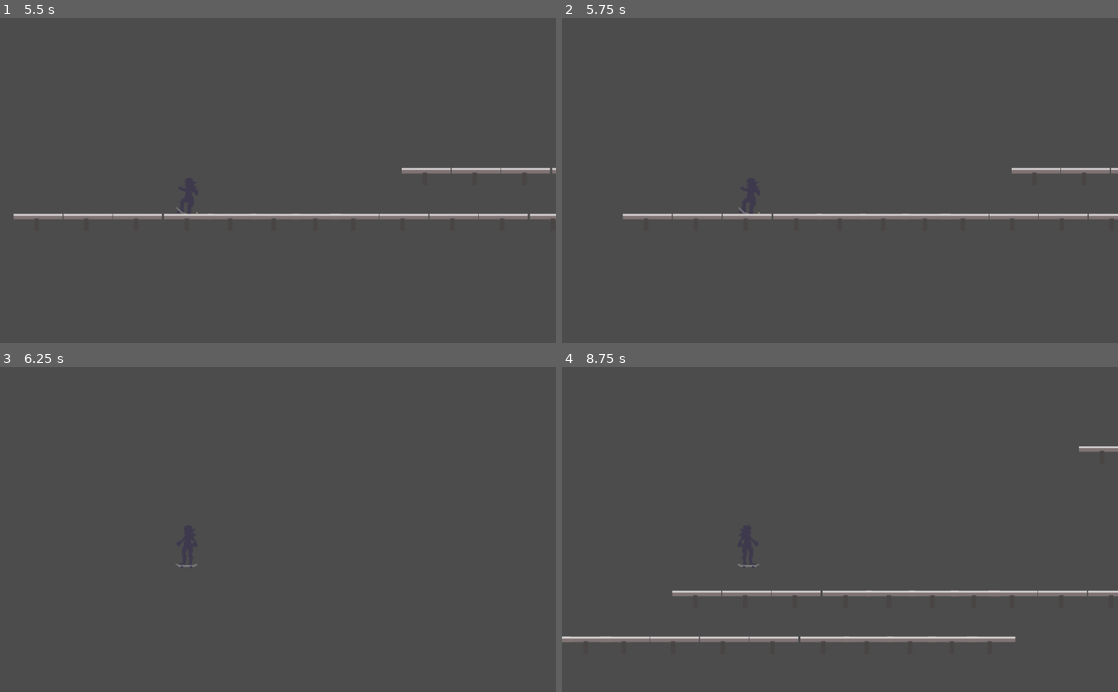
Above: before the commit, frames 1-4 (two rows, left to right).
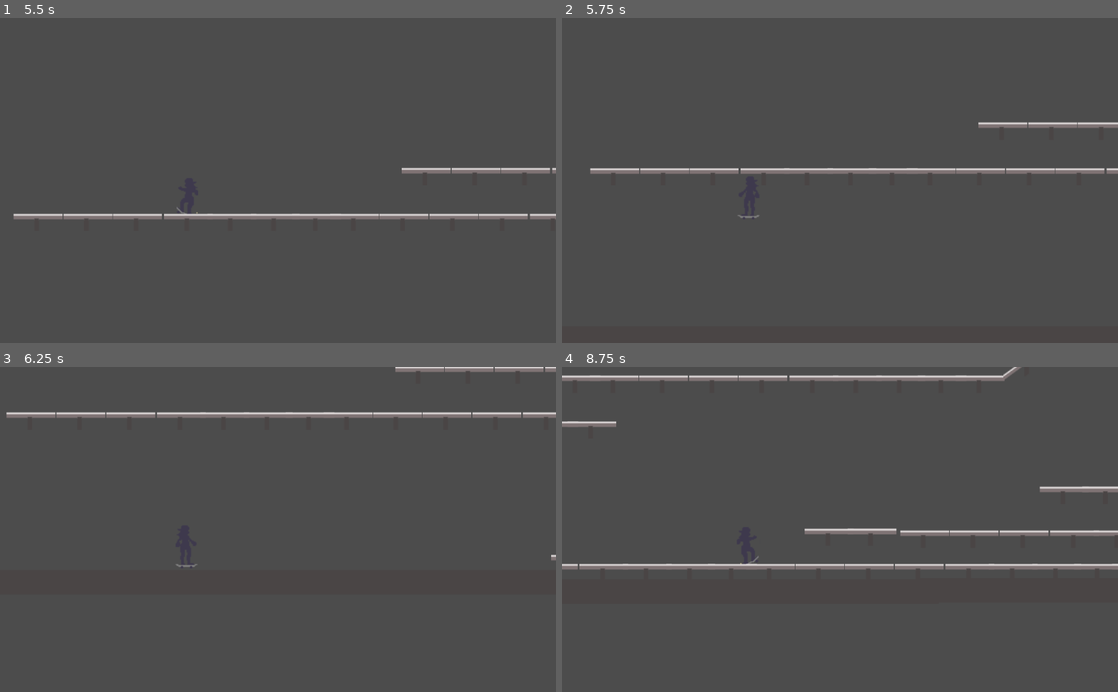
Above: after the commit, the same moments.

Repository: punchcafe/girls-on-wheels-godot
Game: Godot game, scene res://GameDemo.tscn
Two runs of this game, one before a commit and one after it. Both use one fixed random seed, a clock stepped at 60 frames per second and the inputs below.
Inputs:
- Up to frame 1 (5.5 s): hold Space (ollie_button) 0.53-1.28 s; hold Right (ui_right) 0.53-2.03 s; tap Enter at 1.25 s; tap Space (ollie_button) at 1.35, 2.85, 4.35 s; hold Space (ollie_button) 2.03-2.78 s; hold Left (ui_left) 2.03-4.28 s; hold Space (ollie_button) 3.53-4.28 s; hold Right (ui_right) from 4.28 s (still down); hold Space (ollie_button) from 5.03 s (still down)
- Up to frame 2 (5.75 s): keep holding Right (ui_right); keep holding Space (ollie_button)
- Up to frame 3 (6.25 s): keep holding Right (ui_right); release Space (ollie_button) at 5.78 s; tap Space (ollie_button) at 5.85 s
- Up to frame 4 (8.75 s): tap Space (ollie_button) at 6.5, 7.35 s; hold Space (ollie_button) 6.53-7.28 s; release Right (ui_right) at 8.03 s; hold Left (ui_left) from 8.03 s (still down); hold Space (ollie_button) from 8.03 s (still down)

Frame 1 is identical in both runs. In frame 2, 3.3% of the frame differs, in the area x 5-100%, y 32-62%; in frame 3, 2.1%; in frame 4, 7.5%, in the area x 0-100%, y 0-85%.

Commit message:
:recycle: refactor project tree structure

Diff:
--- a/GameDemo.tscn
+++ b/GameDemo.tscn
@@ -1,9 +1,9 @@
 [gd_scene load_steps=5 format=2]
 
-[ext_resource path="res://Floor.tscn" type="PackedScene" id=1]
+[ext_resource path="res://scenes/Floor.tscn" type="PackedScene" id=1]
 [ext_resource path="res://Skater.tscn" type="PackedScene" id=2]
-[ext_resource path="res://Rail.tscn" type="PackedScene" id=3]
-[ext_resource path="res://RailFourtyFive.tscn" type="PackedScene" id=4]
+[ext_resource path="res://scenes/Rail.tscn" type="PackedScene" id=3]
+[ext_resource path="res://scenes/RailFourtyFive.tscn" type="PackedScene" id=4]
 
 [node name="Node2D" type="Node2D"]
 
--- a/Skater.tscn
+++ b/Skater.tscn
@@ -1,14 +1,14 @@
 [gd_scene load_steps=20 format=2]
 
-[ext_resource path="res://skater_sprite_sheet.png" type="Texture" id=1]
-[ext_resource path="res://SkaterScript.gd" type="Script" id=2]
+[ext_resource path="res://sprites/skater_sprite_sheet.png" type="Texture" id=1]
+[ext_resource path="res://scripts/skater/SkaterScript.gd" type="Script" id=2]
 [ext_resource path="res://Camera2D.gd" type="Script" id=3]
-[ext_resource path="res://MovementStrategyManager.gd" type="Script" id=4]
-[ext_resource path="res://skate_movement_strategy.gd" type="Script" id=5]
-[ext_resource path="res://grind_movement_strategy.gd" type="Script" id=6]
-[ext_resource path="res://run_movement_strategy.gd" type="Script" id=7]
-[ext_resource path="res://StateManager.gd" type="Script" id=8]
-[ext_resource path="res://wall_hang_movement_strategy.gd" type="Script" id=9]
+[ext_resource path="res://scripts/skater/MovementStrategyManager.gd" type="Script" id=4]
+[ext_resource path="res://scripts/skater/movement_strategies/skate_movement_strategy.gd" type="Script" id=5]
+[ext_resource path="res://scripts/skater/movement_strategies/grind_movement_strategy.gd" type="Script" id=6]
+[ext_resource path="res://scripts/skater/movement_strategies/run_movement_strategy.gd" type="Script" id=7]
+[ext_resource path="res://scripts/skater/StateManager.gd" type="Script" id=8]
+[ext_resource path="res://scripts/skater/movement_strategies/wall_hang_movement_strategy.gd" type="Script" id=9]
 
 [sub_resource type="RectangleShape2D" id=1]
 extents = Vector2( 16.9423, 2.79077 )
--- a/project.godot
+++ b/project.godot
@@ -17,7 +17,7 @@
 
 config/name="Girls-on-wheels"
 run/main_scene="res://GameDemo.tscn"
-config/icon="res://icon.png"
+config/icon="res://sprites/icon.png"
 
 [input]
 
--- /dev/null
+++ b/scenes/Floor.tscn
@@ -0,0 +1,18 @@
+[gd_scene load_steps=3 format=2]
+
+[ext_resource path="res://sprites/floor.png" type="Texture" id=1]
+
+
+[sub_resource type="RectangleShape2D" id=1]
+extents = Vector2( 370.794, 12.5317 )
+
+[node name="Floor" type="KinematicBody2D"]
+
+[node name="floor" type="Sprite" parent="."]
+position = Vector2( -0.164032, 2.45139 )
+scale = Vector2( 13.6662, 1 )
+texture = ExtResource( 1 )
+
+[node name="CollisionShape2D" type="CollisionShape2D" parent="."]
+position = Vector2( 0.247498, 1.99658 )
+shape = SubResource( 1 )
--- /dev/null
+++ b/scenes/Rail.tscn
@@ -0,0 +1,23 @@
+[gd_scene load_steps=4 format=2]
+
+[ext_resource path="res://sprites/rail_sprite.png" type="Texture" id=1]
+[ext_resource path="res://scripts/rail/rail_script.gd" type="Script" id=2]
+
+
+
+
+[sub_resource type="RectangleShape2D" id=1]
+extents = Vector2( 27.0031, 2.84275 )
+
+[node name="Rail" type="Area2D"]
+script = ExtResource( 2 )
+
+[node name="CollisionShape2D" type="CollisionShape2D" parent="."]
+position = Vector2( 27.4285, 2.30356 )
+shape = SubResource( 1 )
+
+[node name="rail_sprite" type="Sprite" parent="."]
+position = Vector2( 27.7834, 4.91823 )
+texture = ExtResource( 1 )
+[connection signal="body_entered" from="." to="." method="_on_Rail_body_entered"]
+[connection signal="body_shape_exited" from="." to="." method="_on_Rail_body_shape_exited"]
--- /dev/null
+++ b/scenes/RailFourtyFive.tscn
@@ -0,0 +1,24 @@
+[gd_scene load_steps=4 format=2]
+
+[ext_resource path="res://scripts/rail/fourty_five_degree_rail.gd" type="Script" id=1]
+[ext_resource path="res://sprites/rail_sprite_45.png" type="Texture" id=2]
+
+
+
+[sub_resource type="RectangleShape2D" id=1]
+extents = Vector2( 27.0031, 2.94859 )
+
+[node name="Rail" type="Area2D"]
+script = ExtResource( 1 )
+
+[node name="CollisionShape2D" type="CollisionShape2D" parent="."]
+position = Vector2( 26.6934, 21.1685 )
+rotation = -0.6353
+scale = Vector2( 1.313, 0.939 )
+shape = SubResource( 1 )
+
+[node name="rail_sprite_45" type="Sprite" parent="."]
+position = Vector2( 27.4751, 24.5639 )
+texture = ExtResource( 2 )
+[connection signal="body_entered" from="." to="." method="_on_Rail_body_entered"]
+[connection signal="body_shape_exited" from="." to="." method="_on_Rail_body_shape_exited"]
--- /dev/null
+++ b/scripts/rail/fourty_five_degree_rail.gd
@@ -0,0 +1,17 @@
+extends "res://scripts/rail/rail_script.gd"
+
+
+# Declare member variables here. Examples:
+# var a = 2
+# var b = "text"
+
+
+# Called when the node enters the scene tree for the first time.
+func _ready():
+	_rail_angle = Vector2(1, -1)
+	pass # Replace with function body.
+
+
+# Called every frame. 'delta' is the elapsed time since the previous frame.
+#func _process(delta):
+#	pass
--- /dev/null
+++ b/scripts/rail/rail_script.gd
@@ -0,0 +1,26 @@
+extends Area2D
+
+
+var _rail_angle = Vector2(2, 0)
+
+func get_rail_angle():
+	return self._rail_angle
+
+# Called when the node enters the scene tree for the first time.
+func _ready():
+	pass # Replace with function body.
+
+
+# Called every frame. 'delta' is the elapsed time since the previous frame.
+#func _process(delta):
+#	pass
+
+
+func _on_Rail_body_entered(body):
+	if Input.is_action_pressed("ollie_button"):
+		body._state_manager.grind_on_rail(self)
+
+
+func _on_Rail_body_shape_exited(body_id, body, body_shape, area_shape):
+	print("bye!")
+	body._state_manager.release_grind_on_rail(self)
--- /dev/null
+++ b/scripts/skater/MovementStrategyManager.gd
@@ -0,0 +1,27 @@
+extends Node
+
+const SkaterStates = preload("res://scripts/skater/SkaterStates.gd")
+
+var strategies_by_status = {}
+# Declare member variables here. Examples:
+# var a = 2
+# var b = "text"
+
+func is_crouched() -> bool:
+	return strategies_by_status[SkaterStates.SKATING]._crouched
+
+
+# Called when the node enters the scene tree for the first time.
+func _ready():
+	# TODO: make it get applicable statuses to allow multiple animations off the same movement strategy
+	for child in get_children():
+		strategies_by_status[child.get_applicable_status()] = child
+	print(strategies_by_status)
+	pass # Replace with function body.
+
+func get_strategy_for_status(status):
+	return strategies_by_status[status]
+
+# Called every frame. 'delta' is the elapsed time since the previous frame.
+#func _process(delta):
+#	pass
--- /dev/null
+++ b/scripts/skater/SkaterScript.gd
@@ -0,0 +1,71 @@
+extends KinematicBody2D
+
+const SkaterStates = preload("res://scripts/skater/SkaterStates.gd")
+
+var grindVelocityMagnitude := 0
+var run = false
+# TODO: make private and make access abstracted
+var grindingRail = null
+var regularVelocity := Vector2(0,0)
+var camera : Camera2D
+
+# Manager instances
+
+var movementStrategyManager
+var _state_manager
+
+# Called when the node enters the scene tree for the first time.
+func _ready():
+	for child in get_children():
+		if(child is Camera2D):
+			camera = child
+		if(child.get_name() == "MovementStrategyManager"):
+			movementStrategyManager = child
+		if(child.get_name() == "StateManager"):
+			_state_manager = child
+	pass # Replace with function body.
+
+func _process(delta):
+	_mvp_animation_calculator()
+	var lower_lim = 0.6
+	var upper_lim = 1.0
+	var ratio = abs(regularVelocity.x/350)-0.1
+	var x_zoom : float
+	if(ratio < lower_lim):
+		x_zoom = lower_lim
+	elif(ratio > upper_lim):
+		x_zoom = upper_lim
+	else:
+		x_zoom = ratio
+	camera.zoom = Vector2(x_zoom,x_zoom)
+
+func _physics_process(delta):
+	movementStrategyManager.get_strategy_for_status(get_status()).move(self, delta)
+
+func _mvp_animation_calculator():
+	if(get_status() == SkaterStates.SKATING):
+		if(movementStrategyManager.is_crouched()):
+			if(regularVelocity.x > 0):
+				$AnimationPlayer.play("SKATE_CROUCHING_RIGHT")
+			else:
+				$AnimationPlayer.play("SKATE_CROUCHING_LEFT")
+		else:
+			if(regularVelocity.x > 0):
+				$AnimationPlayer.play("SKATE_STANDING_RIGHT")
+			else:
+				$AnimationPlayer.play("SKATE_STANDING_LEFT")
+	elif(get_status() == SkaterStates.GRINDING):
+		if(regularVelocity.x > 0):
+			$AnimationPlayer.play("GRINDING_RIGHT")
+		else:
+			$AnimationPlayer.play("GRINDING_LEFT")
+	elif(get_status() == SkaterStates.RUNNING):
+		if(regularVelocity.x < 1 && regularVelocity.x > -1):
+			$AnimationPlayer.play("STANDING")
+		elif(regularVelocity.x > 0):
+			$AnimationPlayer.play("RUNNING_RIGHT")
+		else:
+			$AnimationPlayer.play("RUNNING_LEFT")
+
+func get_status():
+	return _state_manager.get_current_state()
--- /dev/null
+++ b/scripts/skater/SkaterStates.gd
@@ -0,0 +1 @@
+enum {SKATING, RUNNING, GRINDING, WALL_HANGING}
--- /dev/null
+++ b/scripts/skater/StateManager.gd
@@ -0,0 +1,70 @@
+extends Node
+
+const SkaterStates = preload("res://scripts/skater/SkaterStates.gd")
+
+var _permitted_state_transitions = {
+	SkaterStates.SKATING: [SkaterStates.WALL_HANGING, SkaterStates.GRINDING, SkaterStates.RUNNING],
+	SkaterStates.RUNNING: [SkaterStates.SKATING],
+	SkaterStates.GRINDING: [SkaterStates.SKATING, SkaterStates.GRINDING],
+	SkaterStates.WALL_HANGING: [SkaterStates.SKATING]
+}
+
+var _grinding_rail
+var _hanging_wall_collision
+
+var _current_state
+
+func _ready():
+	self._current_state = SkaterStates.SKATING
+	self._grinding_rail = null
+	self._hanging_wall_collision = null
+
+func _transition_state_to(state) -> bool:
+	if(self._permitted_state_transitions[self._current_state].has(state)):
+		self._current_state = state
+		return true
+	else:
+		return false
+
+func get_current_state():
+	return _current_state
+
+func grind_on_rail(rail) -> bool:
+	if(_transition_state_to(SkaterStates.GRINDING)):
+		self._grinding_rail = rail
+		return true
+	else:
+		return false
+
+func release_grind_on_rail(rail) -> bool:
+	if(_grinding_rail == rail):
+		# Only release rail if it's the active rail
+		return _transition_state_to(SkaterStates.SKATING)
+	else:
+		return false
+func jump_off_rail():
+	return _transition_state_to(SkaterStates.SKATING)
+
+func mount() -> bool:
+	return _transition_state_to(SkaterStates.SKATING)
+
+func dismount() -> bool:
+	return _transition_state_to(SkaterStates.RUNNING)
+
+func grab_wall(collision) -> bool:
+	if(_transition_state_to(SkaterStates.WALL_HANGING)):
+		self._hanging_wall_collision = collision
+		return true
+	else:
+		return false
+
+func release_wall() -> bool:
+	if(_transition_state_to(SkaterStates.SKATING)):
+		self._hanging_wall_collision = null
+		print("released!")
+		return true
+	else:
+		return false
+
+func get_grinding_rail():
+	return _grinding_rail
--- /dev/null
+++ b/scripts/skater/movement_strategies/grind_movement_strategy.gd
@@ -0,0 +1,29 @@
+extends "res://scripts/skater/movement_strategy.gd"
+
+const SkaterStates = preload("res://scripts/skater/SkaterStates.gd")
+const rail_mount_utility = preload("res://scripts/utils/rail_mount_utility.gd")
+
+# Declare member variables here. Examples:
+# var a = 2
+# var b = "text"
+
+
+# Called when the node enters the scene tree for the first time.
+func _ready():
+	pass # Replace with function body.
+
+
+func move(skater, delta):
+	if(skater.regularVelocity.angle_to(skater._state_manager.get_grinding_rail().get_rail_angle()) != 0
+	|| skater.regularVelocity.angle_to(skater._state_manager.get_grinding_rail().get_rail_angle()) != 180):
+		skater.regularVelocity = rail_mount_utility.get_velocity_component_in_rail_direction(skater.regularVelocity, skater._state_manager.get_grinding_rail().get_rail_angle())
+
+	var velocity = skater._state_manager.get_grinding_rail().get_rail_angle() * skater.regularVelocity.length() * (abs(skater.regularVelocity.x)/skater.regularVelocity.x)
+	if !Input.is_action_pressed("ollie_button"):
+		skater._state_manager.jump_off_rail()
+		skater.regularVelocity.y -= 1000
+		skater.regularVelocity.x = velocity.x
+	skater.move_and_collide(velocity*delta)
+
+func get_applicable_status():
+	return SkaterStates.GRINDING
--- /dev/null
+++ b/scripts/skater/movement_strategies/run_movement_strategy.gd
@@ -0,0 +1,28 @@
+extends "res://scripts/skater/movement_strategy.gd"
+
+const SkaterStates = preload("res://scripts/skater/SkaterStates.gd")
+
+# Declare member variables here. Examples:
+# var a = 2
+# var b = "text"
+
+
+# Called when the node enters the scene tree for the first time.
+func _ready():
+	pass # Replace with function body.
+
+
+func move(skater, delta):
+	if Input.is_action_pressed("ui_right"):
+		skater.regularVelocity = Vector2(250,0)
+	elif Input.is_action_pressed("ui_left"):
+		skater.regularVelocity = Vector2(-250,0)
+	else:
+		skater.regularVelocity = Vector2(0,0)
+		return
+	if Input.is_action_pressed("ollie_button"):
+		skater._state_manager.mount()
+	skater.move_and_collide(skater.regularVelocity*delta)
+
+func get_applicable_status():
+	return SkaterStates.RUNNING
--- /dev/null
+++ b/scripts/skater/movement_strategies/skate_movement_strategy.gd
@@ -0,0 +1,86 @@
+extends "res://scripts/skater/movement_strategy.gd"
+
+const SkaterStates = preload("res://scripts/skater/SkaterStates.gd")
+
+var _crouched
+
+
+# Called when the node enters the scene tree for the first time.
+func _ready():
+	_crouched = false
+
+func move(skater, delta):
+	apply_gravity(skater)
+	apply_before_collision_input(skater)
+
+	var initialCollision = skater.move_and_collide(skater.regularVelocity * delta)
+	# do processing first
+	if(initialCollision):
+		apply_after_collision_input(initialCollision, skater)
+		var remainder_movement = Vector2(initialCollision.remainder.x, 0)
+		print(remainder_movement)
+		skater.move_and_collide(remainder_movement)
+
+
+func apply_gravity(skater):
+	if(skater.regularVelocity.y >= 250):
+		skater.regularVelocity.y = 250
+
+	skater.regularVelocity.y += 30
+	pass
+
+func apply_before_collision_input(skater):
+	var maximum = 450 if _crouched else 300
+	if Input.is_action_pressed("ui_right"):
+		skater.regularVelocity = increase_x_by_or_clamp(skater.regularVelocity, 5, maximum)
+	elif Input.is_action_pressed("ui_left"):
+		skater.regularVelocity = decrease_x_by_or_clamp(skater.regularVelocity, 5, -1*maximum)
+	else:
+		skater.regularVelocity = apply_horizontal_friction(skater.regularVelocity)
+
+func apply_after_collision_input(initialCollision, skater):
+	if(initialCollision && initialCollision.normal.y == 0):
+		# Collision with a wall
+		skater._state_manager.grab_wall(initialCollision)
+	elif(skater.regularVelocity.x < 0.1 && skater.regularVelocity.x > -0.1):
+		_crouched = false
+		skater._state_manager.dismount()
+		pass
+	elif Input.is_action_pressed("ollie_button"):
+		_crouched = true
+	else:
+		if(_crouched):
+			if(initialCollision && initialCollision.normal.x == 0):
+				#jump
+				skater.regularVelocity.y -= abs(skater.regularVelocity.x * 3)
+		_crouched = false
+
+# Called every frame. 'delta' is the elapsed time since the previous frame.
+#func _process(delta):
+#	pass
+
+# HELPER METHODS
+
+func increase_x_by_or_clamp(vector, increase, limit):
+	if(vector.x >= limit):
+		vector.x = limit
+		return vector
+	vector.x += increase
+	return vector
+
+func decrease_x_by_or_clamp(vector, decrease, limit):
+	if(vector.x <= limit):
+		vector.x = limit
+		return vector
+	vector.x -= decrease
+	return vector
+
+func apply_horizontal_friction(regularVelocity):
+	#TODO: factor in angle
+	regularVelocity.x = regularVelocity.x + 0.05*-1*regularVelocity.x
+	return regularVelocity
+
+
+
+func get_applicable_status():
+	return SkaterStates.SKATING
--- /dev/null
+++ b/scripts/skater/movement_strategies/wall_hang_movement_strategy.gd
@@ -0,0 +1,50 @@
+extends "res://scripts/skater/movement_strategy.gd"
+
+const SkaterStates = preload("res://scripts/skater/SkaterStates.gd")
+const time_on_wall_limit = 0.25
+
+var time_on_wall := 0.0
+
+var slide_velocity = Vector2(0, 100)
+
+# Declare member variables here. Examples:
+# var a = 2
+# var b = "text"
+
+
+# Called when the node enters the scene tree for the first time.
+func _ready():
+	pass # Replace with function body.
+
+
+func move(skater, delta):
+	if(time_on_wall > time_on_wall_limit):
+		_launch_skater_off_wall(skater, false)
+		pass
+	if(Input.is_action_pressed("ollie_button")):
+		if(time_on_wall == 0):
+			# User did not release ollie before landing
+			_launch_skater_off_wall(skater, false)
+			pass
+		else:
+			print("success")
+			_launch_skater_off_wall(skater, true)
+			pass
+	skater.move_and_collide(slide_velocity*delta)
+	time_on_wall += delta
+	print("owch!")
+	print(time_on_wall)
+
+func get_applicable_status():
+	return SkaterStates.WALL_HANGING
+
+func _launch_skater_off_wall(skater, success):
+	time_on_wall = 0
+	var release_vector = get_release_vector(success, skater._state_manager._hanging_wall_collision)
+	skater.regularVelocity = release_vector
+	skater._state_manager.release_wall()
+
+func get_release_vector(success, collision):
+	var x = -300 if collision.remainder.x > 0 else 300
+	var y = -900 if success else 300
+	return Vector2(x,y)
--- /dev/null
+++ b/scripts/skater/movement_strategy.gd
@@ -0,0 +1,21 @@
+extends Node
+
+
+# Declare member variables here. Examples:
+# var a = 2
+# var b = "text"
+
+
+# Called when the node enters the scene tree for the first time.
+func _ready():
+	pass # Replace with function body.
+
+func move(skater, delta):
+	pass
+
+func get_applicable_status():
+	pass
+
+# Called every frame. 'delta' is the elapsed time since the previous frame.
+#func _process(delta):
+#	pass
--- /dev/null
+++ b/scripts/utils/rail_mount_utility.gd
@@ -0,0 +1,11 @@
+static func get_velocity_component_in_rail_direction(velocity: Vector2, rail_direction: Vector2) -> Vector2:
+	var rail_angle = rail_direction.angle()
+	var velocity_angle = velocity.angle()
+	var angle_difference = rail_angle - velocity_angle
+
+	var projected_rail_magnitude = velocity.length()*cos(angle_difference)
+
+	var projected_rail_x = projected_rail_magnitude*cos(rail_angle)
+	var projected_rail_y = projected_rail_magnitude*sin(rail_angle)
+
+	return Vector2(projected_rail_x,projected_rail_y)
Binary file added: sprites/floor.png
Not shown, added: sprites/floor.png.import
Binary file added: sprites/icon.png
Not shown, added: sprites/icon.png.import
Binary file added: sprites/rail_sprite.png
Not shown, added: sprites/rail_sprite.png.import
Binary file added: sprites/rail_sprite_45.png
Not shown, added: sprites/rail_sprite_45.png.import
Binary file added: sprites/skater_sprite_sheet.png
Not shown, added: sprites/skater_sprite_sheet.png.import
